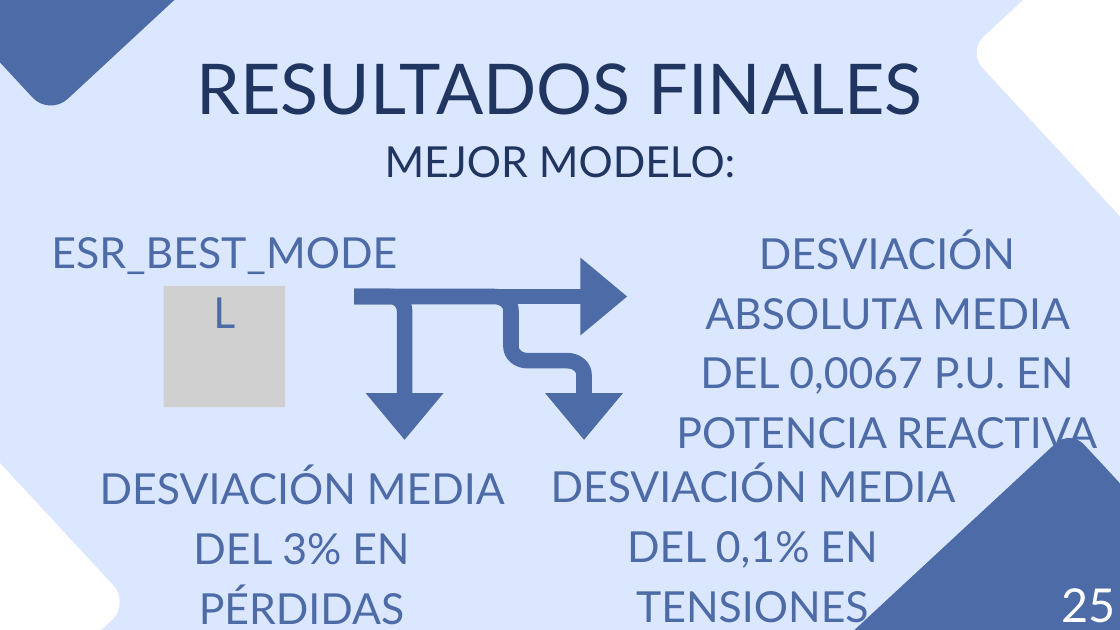
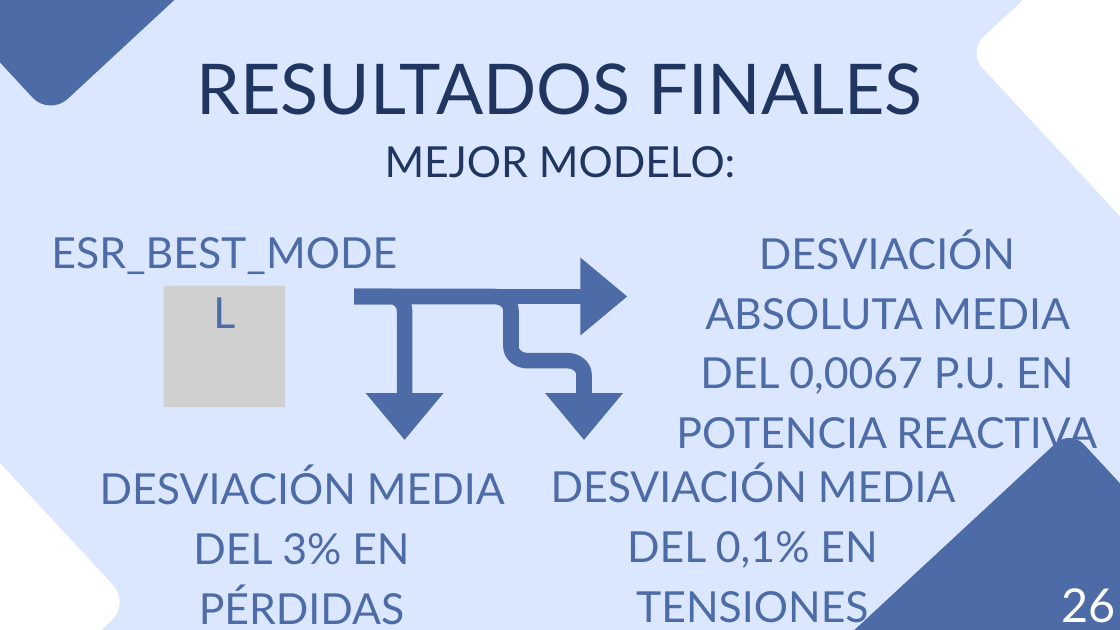
Before and after one commit to danilr16/TFG_Smart_Grids, a slide deck: slide 36 of Smart Grids Control de Redes Eléctricas con IA.pptx (slide 35 before the commit). Drawn at 1120x630 pixels with LibreOffice and Linux fonts; fonts in the diff are those of the drawing; grey boxes stand for pictures. Boxes give left, top, right and bottom in pixels: in the first picture for what was removed or moved away, otherwise in the second. Text is boxed around its words. In the diff, an @@ line names an element or a change of style, - is before the commit and + after.

```diff
--- a/Smart Grids Control de Redes Eléctricas con IA.pptx
+++ b/Smart Grids Control de Redes Eléctricas con IA.pptx
@@ text at [1061,588,1115,623]: text changed @@
-25
+26
```
Also in this commit, not shown: 18 other slides changed, 3 slides added, 2 slides removed.
